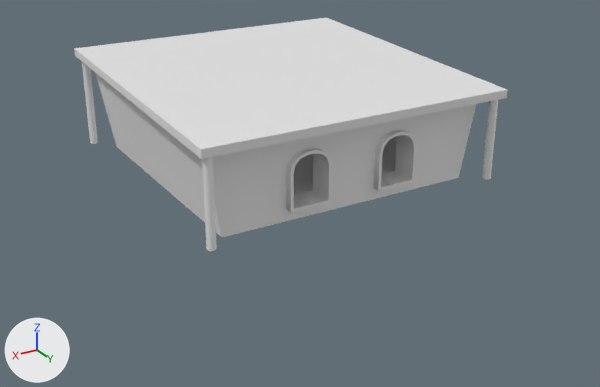
What one commit did to the FBX model CHOICES/Assets/0.MODELS/choiceHouse.fbx.
Before and after are seen from a camera (50 mm lens) standing at (17.1, 30.3, 12.8) and looking at (-0.3, 1.3, -1.7). Every picture has the same lights, and +X, +Y and +Z are marked at lower left. The first picture is the older version. Materials are left out; every surface is plain grey. Where no turn or scale is listed for an object, it has been applied to the vertices.

Before the edit, the objects in view are built like this:
```python
me_cube_002 = bpy.data.meshes.new('Cube.002')
me_cube_002.from_pydata([(-6.74, -6.74, 0.29), (-6.74, -6.72, 0.64), (-6.74, 6.74, -0.29), (-6.74, 6.75, 0.05), (6.74, -6.74, 0.29), (6.74, -6.72, 0.64), (6.74, 6.74, -0.29), (6.74, 6.75, 0.05)], [], [(0, 1, 3, 2), (2, 3, 7, 6), (6, 7, 5, 4), (4, 5, 1, 0), (2, 6, 4, 0), (7, 3, 1, 5)])
me_cube_002.materials.append(mat_uvcheck)
me_cube_003 = bpy.data.meshes.new('Cube.003')
me_cube_003.from_pydata(...)  # 80 vertices, 80 faces; spans x -4.22..0.77, y -0.18..0.18, z -0.05..2.0
me_cylinder_001 = bpy.data.meshes.new('Cylinder.001')
me_cylinder_001.from_pydata(...)  # a 16-sided cylinder along z spanning x -0.18..0.18, y -0.18..0.18, z 0.0..3.71; a 16-sided cylinder along z spanning x 12.58..12.94, y -0.18..0.18, z 0.0..3.71; a 16-sided cylinder along z spanning x -0.18..0.18, y -13.0..-12.64, z 0.0..4.16; a 16-sided cylinder along z spanning x 12.58..12.94, y -13.0..-12.64, z 0.0..4.16
me_cylinder_001.materials.append(mat_uvcheck)
ob_doors = bpy.data.objects.new('doors', me_cube_003)
ob_doors.location = (2.0, 5.37, -0.02)
ob_doors.scale = (1.16, 3.05, 1.11)
ob_posts = bpy.data.objects.new('posts', me_cylinder_001)
ob_posts.location = (-6.38, 6.41, -0.46)
ob_roof = bpy.data.objects.new('Roof', me_cube_002)
ob_roof.location = (0.0, 0.0, 3.36)
# also in view: 'Room' at (0.0, 0.0, 1.2)
```
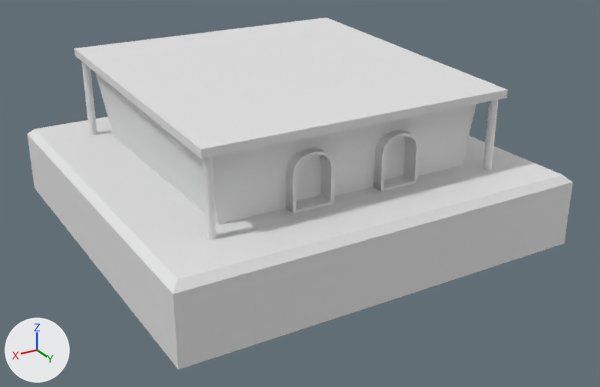
Commit message: house update

Where the newer file only moved an object's origin or applied its transform, the numbers keep the older frame.

Where the change shows, as pixel boxes (x1, y1, x2, y2) in the pictures (600 x 387 px):
'HouseTerrasse', added: after (27, 117, 573, 370)
'doors', reshaped, moved, rescaled: before (286, 130, 417, 213); after (286, 130, 419, 213)
'slidingdoor.R', added: after (296, 155, 321, 201)
'slidingdoor.L', added: after (384, 137, 405, 180)
part 1 of me_cube_003, rebuilt: before (286, 148, 332, 213); after (286, 148, 334, 213)
part 2 of me_cube_003, added: after (373, 130, 419, 191)
part 3 of me_cube_003, deleted: before (373, 130, 417, 191)

The edits, one by one:
me_cube_003 is used by ob_doors; location (2.0, 5.37, -0.02); scale (1.16, 3.05, 1.11).
me_cube_003 had 80 vertices, 80 faces and spanned x -4.22..0.77, y -0.18..0.18, z -0.05..2.0.
me_cube_003 now has 100 vertices, 100 faces and spans x -4.9..0.9, y -0.56..0.56, z -0.05..2.21.
me_cube_003 part 1: the loose piece of 40 vertices spanning x -0.77..0.77, y -0.18..0.18, z -0.05..2.0 is rebuilt with 50 vertices and now spans x -0.9..0.9, y -0.56..0.56, z -0.05..2.21.
me_cube_003 part 2: a new loose piece of 50 vertices spanning x -4.9..-3.1, y -0.56..0.56, z -0.05..2.21.
me_cube_003 part 3: the loose piece of 40 vertices spanning x -4.22..-2.67, y -0.18..0.18, z -0.05..2.0 is deleted.
Mesh me_houseterrasse is new.
It has 24 vertices, 22 faces and spans x -8.9..8.9, y -8.9..8.9, z -3.0..0.1.
Mesh me_slidingdoor_r is new.
It has 20 vertices, 12 faces and spans x -0.77..0.77, y -0.12..0.12, z -1.42..0.6.
Mesh me_slidingdoor_l is new.
It has 20 vertices, 12 faces and spans x -0.77..0.77, y -0.12..0.12, z -1.42..0.6.
Object 'doors' (ob_doors) is rescaled from (1.16, 3.05, 1.11) to (1.0, 1.0, 1.0).
Object 'doors' (ob_doors) moves from (2.0, 5.37, -0.02) to (2.0, 5.54, -0.02).
Object 'HouseTerrasse' (ob_houseterrasse) is new; it shows me_houseterrasse.
Its location is (0.0, 0.0, -0.18).
Object 'slidingdoor.R' (ob_slidingdoor_r) is new; it shows me_slidingdoor_r.
Its location is (2.0, 5.26, 1.47).
Object 'slidingdoor.L' (ob_slidingdoor_l) is new; it shows me_slidingdoor_l.
Its location is (-2.0, 5.26, 1.47).
